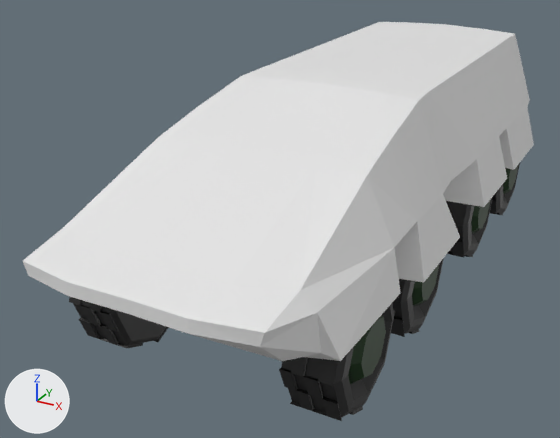
The Blender file levels/level2/car.blend, before and after one commit.
One viewpoint serves both versions: a camera (50 mm lens) standing at (3.7, -8.62, 3.59) and looking at (-0.49, -0.98, -0.23). The axes (+X, +Y, +Z) are drawn at lower left. The lights are the same throughout.

In view in the first picture: 'corpus', 'wheels'.
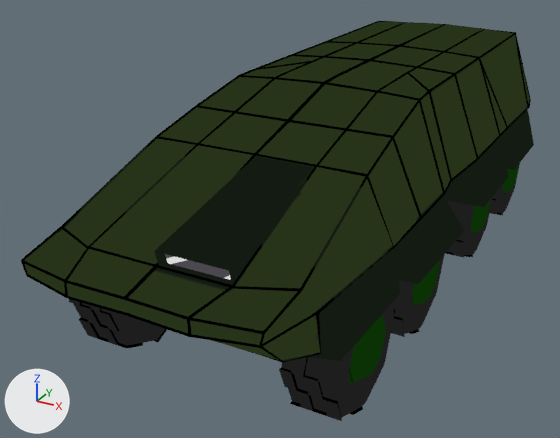
Changed parts and their boxes [x1, y1, x2, y2] in the pictures (560 x 438 px):
'corpus', reshaped, modifiers changed: before [23, 22, 534, 361]; after [24, 22, 534, 361]
'wheels', recoloured: [69, 163, 520, 419] in both
'Cube', added: after [21, 21, 531, 363]
part 1 of me_cube_001, built on: before [67, 113, 514, 319]; after [24, 22, 514, 317]
part 2 of me_cube_001, recoloured (white to green): [126, 25, 534, 361] in both

The change, as a list of edits to the scene's bpy script:
```text
Add img_untitled_001:
    img_untitled_001 = load_image('Untitled.001', 'Untitled.001.png', 2048, 2048, 'sRGB')
Add img_кцфв:
    img_кцфв = load_image('Кцфв', 'Кцфв.png', 1024, 1024, 'sRGB')
Change mat_material_001:
    mat_material_001: principled_material('Material.001') -> emission_material('Material.001')
Add mat_material:
    mat_material = emission_material('Material')
    mat_material.texture = img_untitled_001
Add mat_material_002:
    mat_material_002 = emission_material('Material.002')
    mat_material_002.texture = img_кцфв
Change me_cube_001:
    used by ob_corpus; location = (0.0, 0.0, 0.0)
    remove me_cube_001.from_pydata(...)  # 158 vertices, 148 faces; spans x 0.0..1.66, y -4.46..3.49, z -0.44..1.49
    add me_cube_001.from_pydata(...)  # 327 vertices, 337 faces; spans x -1.67..1.67, y -4.46..3.49, z -0.44..1.49
    me_cube_001 part 1
    14 vertices are removed from x 0.0..1.03, y -4.01..3.37, z -0.13..1.46
    40 faces are deleted
    7 vertices move from x 0.62..1.66, y -1.93..1.42, z -0.13..1.44 to x 0.44..1.67, y -2.04..1.51, z -0.13..1.42
    142 vertices are added at x -1.67..1.05, y -4.46..3.49, z -0.44..1.46
    10 new vertices lie (-0.43, 0.0, 0.0) away from vertices in x 0.0, y -3.99..3.07, z -0.44..0.03
    7 new vertices lie (0.0, -0.04, 0.0) away from vertices in x 0.0..0.71, y 3.48, z -0.31..1.46
    8 new vertices lie (-0.62, 0.0, -0.02) away from vertices in x 0.0, y -0.5..3.48, z 1.46..1.49
    6 new vertices lie (-0.48, 0.0, -0.03) away from vertices in x -0.62, y -0.5..3.48, z 1.47
    5 new vertices lie (-0.43, 0.0, 0.0) away from vertices in x -0.43, y -3.05..1.59, z -0.43..-0.39
    5 new vertices lie (0.0, 4.13, 0.0) away from vertices in x -1.22..0.75, y -0.76, z -0.31..0.45
    229 new faces join them
    me_cube_001 part 2: 108 faces spanning x 0.0..1.67, y -4.46..3.49, z -0.44..1.49 switch from no material to mat_material (picture img_untitled_001)
Add me_cube:
    me_cube.from_pydata(...)  # 380 vertices, 451 faces; spans x 0.0..1.52, y -4.47..3.51, z -0.31..1.51
    me_cube.materials.append(mat_material_002)  # picture img_кцфв
Change ob_corpus:
    remove _m = ob_corpus.modifiers.new('Mirror', 'MIRROR')
    remove _m.use_clip = True
Add ob_cube:
    ob_cube = bpy.data.objects.new('Cube', me_cube)
    ob_cube.location = (0.0, 0.0, 0.0)
    _m = ob_cube.modifiers.new('Mirror', 'MIRROR')
    _m.use_clip = True
```
